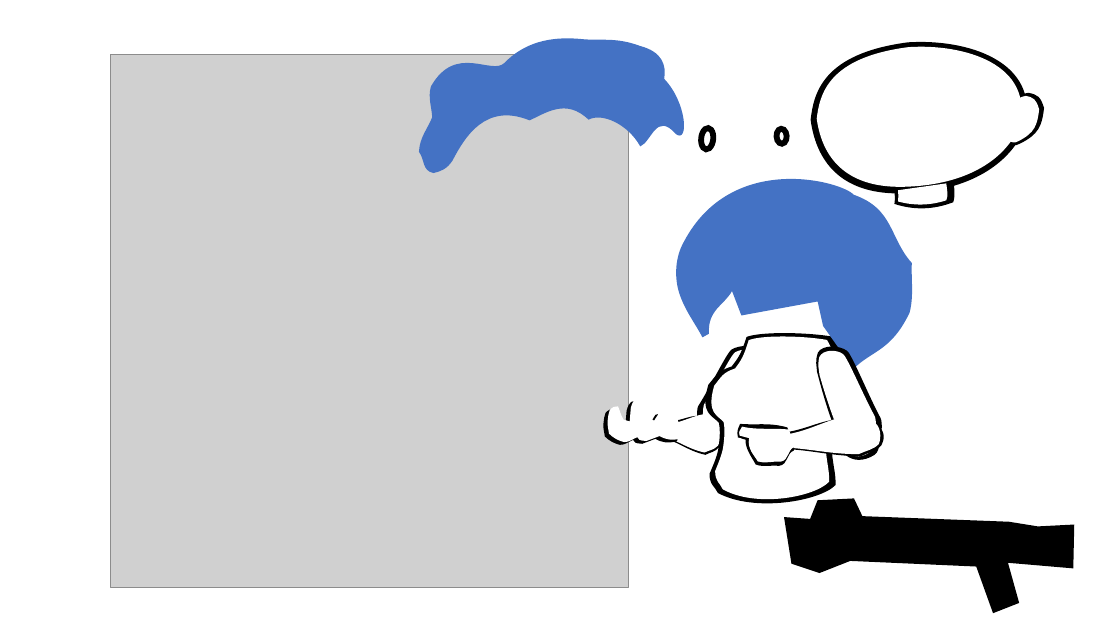
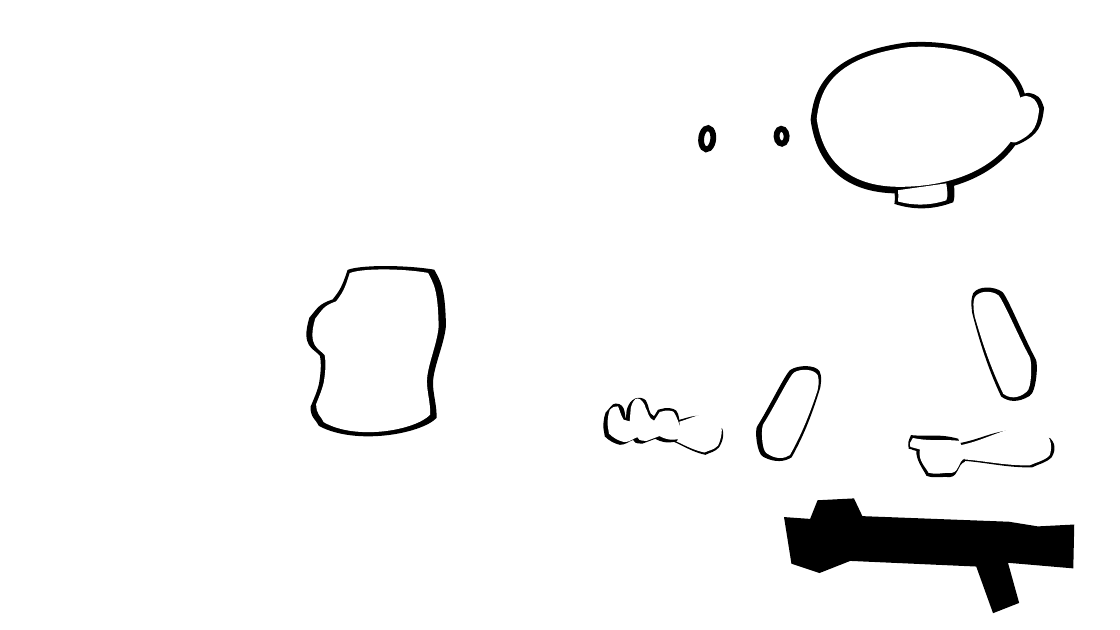
Before and after one commit to pointlesspun/TopDownShooter, a slide deck: slide 5 of Assets/Sprites/image sheet.pptx. Drawn at 1120x630 pixels with LibreOffice and Linux fonts; fonts in the diff are those of the drawing; grey boxes stand for pictures. Boxes give left, top, right and bottom in pixels: in the first picture for what was removed or moved away, otherwise in the second. Text is boxed around its words. In the diff, an @@ line names an element or a change of style, - is before the commit and + after.

```diff
--- a/Assets/Sprites/image sheet.pptx
+++ b/Assets/Sprites/image sheet.pptx
@@ picture removed at (111, 54, 629, 586) @@
@@ freeform shape at (419, 39, 685, 173): fill #4472C4 to #FFFFFF @@
@@ freeform shape at (676, 179, 912, 369): fill #4472C4 to #FFFFFF @@
@@ freeform shape: place and size @@
-freeform shape at (706, 334, 845, 504)
+freeform shape at (307, 266, 446, 437)
@@ freeform shape: place and size @@
-freeform shape at (712, 337, 838, 500)
+freeform shape at (313, 270, 439, 433)
@@ freeform shape: place and size @@
-freeform shape at (817, 346, 882, 460)
+freeform shape at (971, 287, 1037, 401)
@@ freeform shape: place and size @@
-freeform shape at (818, 349, 878, 459)
+freeform shape at (973, 289, 1033, 399)
@@ freeform shape: place and size @@
-freeform shape at (697, 346, 763, 441)
+freeform shape at (756, 366, 822, 461)
@@ freeform shape: place and size @@
-freeform shape at (701, 347, 760, 440)
+freeform shape at (761, 367, 820, 460)
@@ freeform shape: place and size @@
-freeform shape at (603, 402, 677, 445)
+freeform shape at (603, 398, 680, 445)
@@ 4 freeform shapes: place and size @@
-4 freeform shapes at (738, 416, 884, 466)
+4 freeform shapes at (908, 427, 1054, 477)
```
Also in this commit, not shown: 24 other files.
